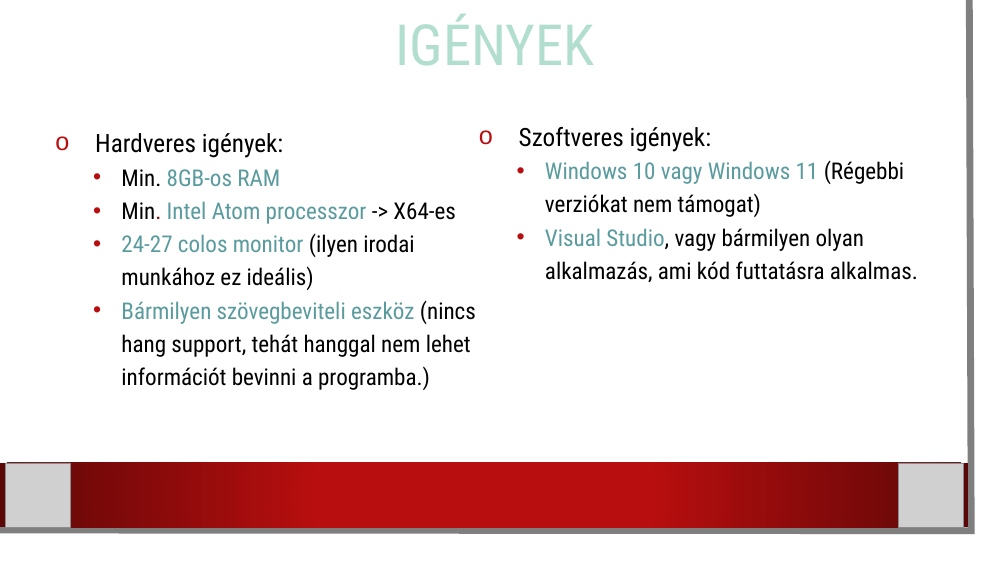
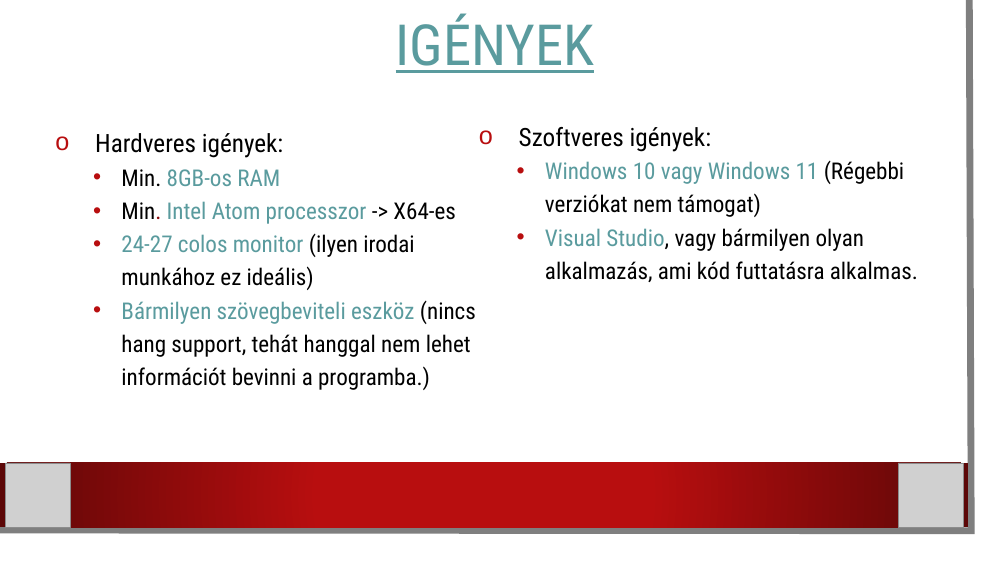
Before and after one commit to karpatililiana/Csapatmunka2.0, a slide deck: slide 5 of Programbemutató.pptx. Drawn at 1008x567 pixels with LibreOffice and Linux fonts; fonts in the diff are those of the drawing; grey boxes stand for pictures; background and template pictures are left out. Boxes give left, top, right and bottom in pixels: in the first picture for what was removed or moved away, otherwise in the second. Text is boxed around its words. In the diff, an @@ line names an element or a change of style, - is before the commit and + after.

```diff
--- a/Programbemutató.pptx
+++ b/Programbemutató.pptx
@@ title "IGÉNYEK" at [396,14,595,73]: text colour #B2DED0 to #5A9B9E, underline on @@
```
Also in this commit, not shown: 4 other slides changed, 2 slides added, 1 slide removed.
